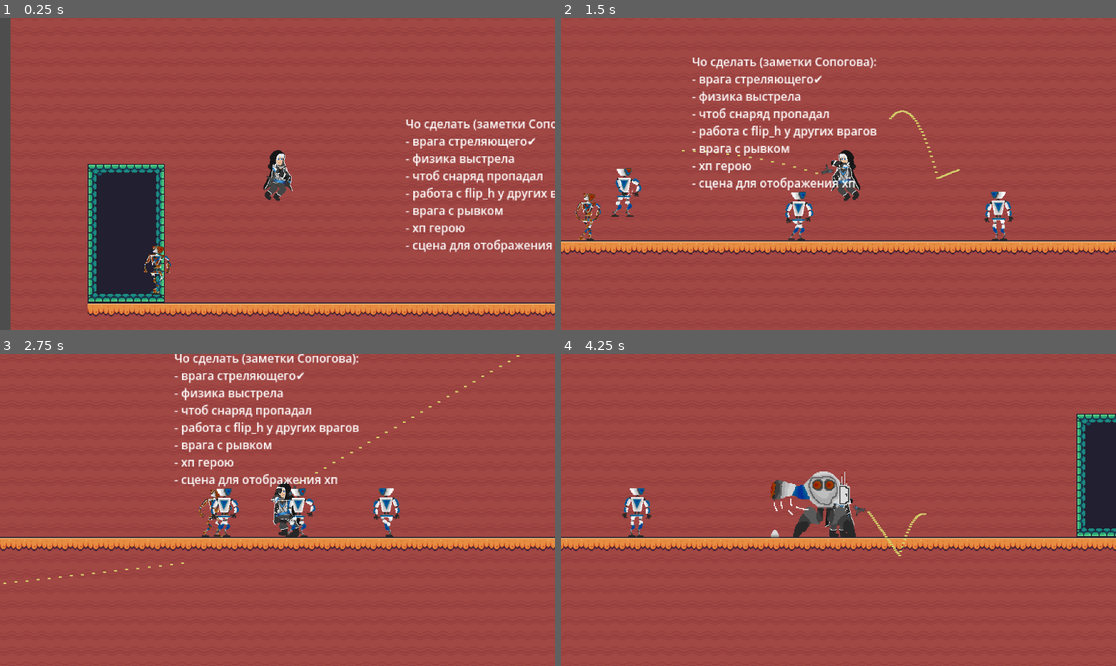
Above: before the commit, frames 1-4 (two rows, left to right).
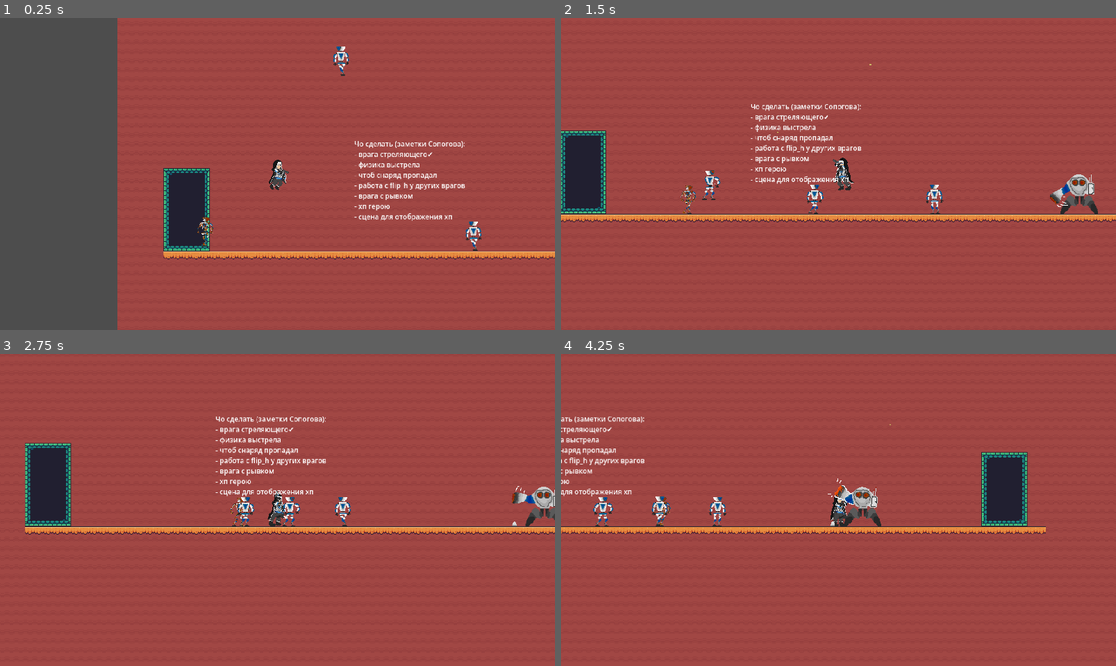
Above: after the commit, the same moments.

Repository: StarCookie256/kill-all-robots-game
Game: Godot game, scene res://scenes/Main/main.tscn
Same seed, same stepped clock (60 frames per second), same inputs: the game is played once before the commit and once after it.
Inputs (mouse positions are in pixels of both pictures, inside the frame that each line leads up to):
- Up to frame 1 (0.25 s): no input
- Up to frame 2 (1.5 s): move the mouse to (960, 158) at 0.52 s; press the mouse at (960, 158) at 0.53 s; hold D (move_right) from 0.53 s (still down); tap W (move_jump) at 0.77 s; move the mouse to (727, 189) at 1.27 s; release the mouse at (727, 189) at 1.28 s; click (727, 189) at 1.35 s
- Up to frame 3 (2.75 s): tap W (move_jump) at 1.52 s; move the mouse to (333, 441) at 2.02 s; release D (move_right) at 2.03 s; press the mouse at (333, 441) at 2.03 s; hold A (move_left) from 2.03 s (still down)
- Up to frame 4 (4.25 s): move the mouse to (810, 572) at 2.77 s; release A (move_left) at 2.78 s; release the mouse at (810, 572) at 2.78 s; hold D (move_right) from 2.78 s (still down); click (810, 572) at 2.85 s; tap W (move_jump) at 3.02, 3.77 s; move the mouse to (1005, 556) at 3.52 s; press the mouse at (1005, 556) at 3.53 s

The runs differ from the first frame. In frame 1, 34% of the frame differs, in the area x 1-100%, y 0-100%; in frame 2, 15%; in frame 3, 15%; in frame 4, 15%.

Commit message:
Добавил оружие в руку

Diff:
--- a/project.godot
+++ b/project.godot
@@ -14,6 +14,12 @@
 run/main_scene="uid://b73gu1pv76j3q"
 config/features=PackedStringArray("4.5", "Forward Plus")
 config/icon="res://icon.svg"
+
+[display]
+
+window/size/viewport_width=1920
+window/size/viewport_height=1080
+window/size/mode=2
 
 [dotnet]
 
--- a/scenes/Character/Player/player.tscn
+++ b/scenes/Character/Player/player.tscn
@@ -53,11 +53,10 @@
 [sub_resource type="RectangleShape2D" id="RectangleShape2D_8fgnd"]
 size = Vector2(52, 107)
 
-[node name="Player" type="CharacterBody2D" node_paths=PackedStringArray("gun")]
+[node name="Player" type="CharacterBody2D"]
 scale = Vector2(0.5, 0.5)
 collision_mask = 4
 script = ExtResource("1_lp6qe")
-gun = NodePath("GunContainer/Pistol")
 
 [node name="AnimatedSprite2D" type="AnimatedSprite2D" parent="."]
 position = Vector2(8, -24)
@@ -76,6 +75,13 @@
 [node name="NodeLeft" type="Node2D" parent="."]
 position = Vector2(22, -18)
 
+[node name="Weapon" type="Node2D" parent="NodeLeft"]
+position = Vector2(-12, 6)
+
+[node name="Pistol" parent="NodeLeft/Weapon" instance=ExtResource("8_lp6qe")]
+position = Vector2(26, 20)
+rotation = 1.55509
+
 [node name="HandLeft" type="Sprite2D" parent="NodeLeft"]
 position = Vector2(2, 18)
 texture = ExtResource("7_ld6e4")
@@ -84,13 +90,13 @@
 [node name="NodeRight" type="Node2D" parent="."]
 position = Vector2(-8, -18)
 
+[node name="Weapon" type="Node2D" parent="NodeRight"]
+position = Vector2(18, 6)
+
+[node name="Pistol" parent="NodeRight/Weapon" instance=ExtResource("8_lp6qe")]
+position = Vector2(-12, 20)
+rotation = 1.55509
+
 [node name="HandRight" type="Sprite2D" parent="NodeRight"]
 position = Vector2(-2, 18)
 texture = ExtResource("7_ld6e4")
-
-[node name="GunContainer" type="Node2D" parent="."]
-position = Vector2(10, -12)
-
-[node name="Pistol" parent="GunContainer" instance=ExtResource("8_lp6qe")]
-position = Vector2(2.38419e-07, 24)
-rotation = 1.55509
--- a/scripts/Weapons/weapon_base.gd
+++ b/scripts/Weapons/weapon_base.gd
@@ -6,6 +6,9 @@
 
 func shoot():
 	var bullet_instance: BulletBase = bullet.instantiate()
-	bullet_instance.direction = Vector2.from_angle(global_rotation)
+
 	bullet_instance.global_position = bullet_spawnpoint.global_position
-	get_tree().root.get_node("Main/BulletsContainer").add_child(bullet_instance)
+	bullet_instance.direction = (bullet_spawnpoint.global_position
+		- global_position).normalized()
+
+	get_tree().current_scene.get_node("BulletsContainer").add_child(bullet_instance)
--- a/scripts/character/Player/player.gd
+++ b/scripts/character/Player/player.gd
@@ -2,81 +2,69 @@
 
 const SPEED = 300
 const JUMP_VELOCITY = 400
-var direction = 0
 
-@export var gun: WeaponBase
 @onready var sprite := $AnimatedSprite2D
+@onready var left_hand: Node2D = $NodeLeft
+@onready var right_hand: Node2D = $NodeRight
 
-func _physics_process(delta):
-	_update_hand_and_direction()
+var direction := 0
+var facing_left := false
+var current_hand: Node2D  # ← Тип Node2D, не WeaponBase
 
+func _ready() -> void:
+	current_hand = right_hand
+
+func _physics_process(delta: float) -> void:
 	direction = Input.get_axis("move_left", "move_right")
 
-	# Гравитация
 	if not is_on_floor():
 		velocity += get_gravity() * delta
 
-	# Прыжок
 	if Input.is_action_just_pressed("move_jump") and is_on_floor():
 		velocity.y = -JUMP_VELOCITY
+
 	velocity.x = direction * SPEED
-
 	move_and_slide()
 
-	# Анимации
+	_update_aim()
+	_update_animations()
+
+func _update_aim() -> void:
+	var mouse_pos := get_global_mouse_position()
+	facing_left = mouse_pos.x < global_position.x
+
+	sprite.flip_h = facing_left
+
+	if facing_left:
+		current_hand = left_hand
+		left_hand.visible = true
+		right_hand.visible = false
+	else:
+		current_hand = right_hand
+		left_hand.visible = false
+		right_hand.visible = true
+
+	var direction_to_mouse := mouse_pos - current_hand.global_position
+	var angle := direction_to_mouse.angle()
+
+	if facing_left:
+		current_hand.rotation = angle +90
+		current_hand.scale.y = -1
+	else:
+		current_hand.rotation = angle - 90
+		current_hand.scale.y = 1
+
+func _update_animations() -> void:
 	if not is_on_floor():
-		if velocity.y < 0:
-			sprite.play("Jump")  # подъем
-		else:
-			sprite.frame = 2
-			sprite.play("Jump")  # падение, та же анимация зациклена
+		sprite.play("Jump")
 	elif direction != 0:
 		sprite.play("Walk")
-		sprite.flip_h = direction < 0
 	else:
 		sprite.play("Idle")
 
-
-func _update_hand_and_direction():
-	var mouse_pos = get_global_mouse_position()
-	var player_pos = global_position
-	var mouse_is_left = mouse_pos.x < player_pos.x
-	sprite.flip_h = mouse_is_left
-
-	if mouse_is_left:
-		$NodeLeft.visible = true
-		$NodeRight.visible = false
-		var direction_vector = mouse_pos - $NodeLeft.global_position
-		$NodeLeft.rotation = direction_vector.angle() + PI + 90
-	else:
-		$NodeLeft.visible = false
-		$NodeRight.visible = true
-		var direction_vector = mouse_pos - $NodeRight.global_position
-		$NodeRight.rotation = direction_vector.angle() - 90
-
-	# Поворот пистолета
-	var gun_rotation = (get_local_mouse_position() - $GunContainer.position).angle()
-	$GunContainer.rotation = gun_rotation - PI / 2
-
-@onready var shoot_timer := Timer.new()
-var shots_left := 0
-
-func _ready():
-	# Настраиваем таймер
-	shoot_timer.wait_time = 0.01  # время между выстрелами (в секундах)
-	shoot_timer.one_shot = false
-	add_child(shoot_timer)
-	shoot_timer.connect("timeout", Callable(self, "_on_timer_timeout"))
-
 func _input(event: InputEvent) -> void:
 	if event.is_action_pressed("shoot"):
-		shots_left = 10000  # количество выстрелов
-		shoot_timer.start()
-
-func _on_timer_timeout():
-	if shots_left > 0:
-		gun.shoot()
-		shots_left -= 1
-		print("Time to attack! Shots left:", shots_left)
-	else:
-		shoot_timer.stop()
+		# Получаем оружие из текущей руки
+		var gun := current_hand.get_node("Weapon/Pistol") as WeaponBase
+		if gun:
+			gun.shoot()
